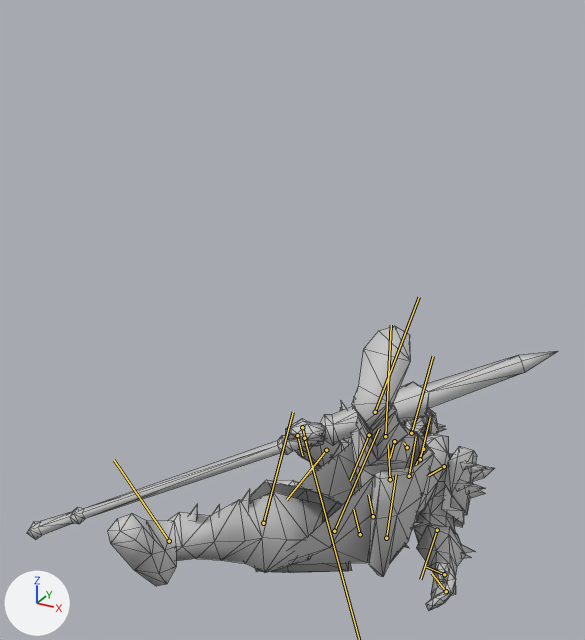
The FBX model Assets/_Project/ArtAssets/Models/Chars/Monster/4023/Monster_4023_FBX.FBX, before and after one commit.
One viewpoint serves both versions: a camera (50 mm lens) standing at (1.19, -2.6, 2.56) and looking at (-0.28, 0.07, 1.23). Arrows for +X, +Y and +Z are at lower left; the lights stay in place. Both versions are drawn at frame 582 of the action 'Take 001'; the numbers are the values there. The bones that bend it are drawn over the model as lines. Mesh edges are drawn as thin lines.

The first picture shows 's7_boss_xinlingjun001'.
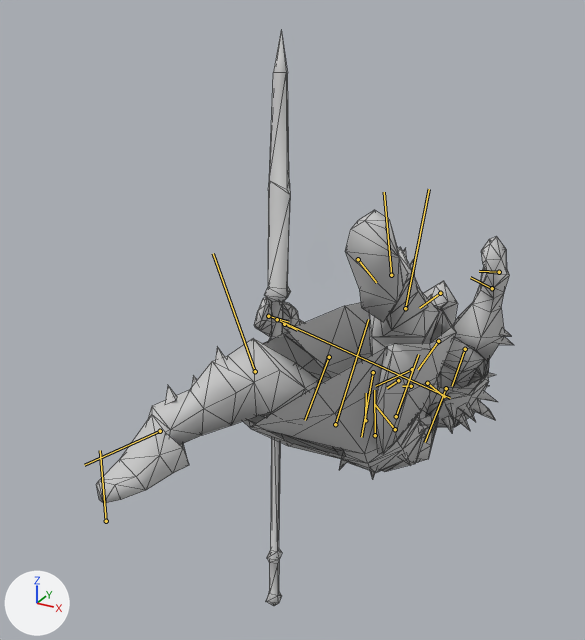
Where the change shows, as pixel boxes [x1, y1, x2, y2] in the pictures (585 x 640 px):
's7_boss_xinlingjun001', posed (21% narrower, 102% taller)
    before: [27, 326, 558, 610]
    after: [96, 32, 513, 606]
bone 'Bip02 Pelvis', root to tip
    before: (360, 534) to (353, 509)
    after: (365, 420) to (366, 393)
bone 'Bip02 Spine', root to tip
    before: (373, 516) to (368, 494)
    after: (375, 435) to (374, 390)
bone 'Bip02 Spine1', root to tip
    before: (390, 479) to (388, 444)
    after: (395, 429) to (374, 404)
bone 'Bip02 L Clavicle', root to tip
    before: (423, 449) to (416, 464)
    after: (427, 383) to (445, 397)
bone 'Bip02 L UpperArm', root to tip
    before: (444, 466) to (428, 475)
    after: (446, 388) to (425, 442)
bone 'Bip02 L Forearm', root to tip
    before: (437, 530) to (420, 579)
    after: (465, 349) to (452, 386)
bone 'Bip02 L Hand', root to tip
    before: (444, 574) to (425, 566)
    after: (492, 288) to (470, 277)
bone 'Bip02 R Clavicle', root to tip
    before: (394, 441) to (390, 458)
    after: (398, 380) to (387, 388)
bone 'Bip02 R UpperArm', root to tip
    before: (369, 435) to (350, 480)
    after: (373, 372) to (361, 437)
bone 'Bip02 R Forearm', root to tip
    before: (326, 450) to (286, 500)
    after: (329, 357) to (305, 420)
bone 'Bip02 R Hand', root to tip
    before: (297, 435) to (302, 455)
    after: (284, 324) to (297, 330)
bone 'Bip02 Head', root to tip
    before: (411, 433) to (433, 356)
    after: (412, 369) to (375, 386)
bone 'Bip02 L Thigh', root to tip
    before: (386, 538) to (396, 474)
    after: (396, 416) to (418, 354)
bone 'Bip02 L Foot', root to tip
    before: (375, 412) to (419, 297)
    after: (391, 275) to (384, 192)
bone 'Bip02 R Thigh', root to tip
    before: (334, 531) to (379, 428)
    after: (335, 424) to (368, 319)
bone 'Bip02 R Calf', root to tip
    before: (263, 523) to (293, 412)
    after: (255, 371) to (213, 253)
bone 'Bip02 R Foot', root to tip
    before: (169, 541) to (114, 460)
    after: (160, 431) to (84, 465)

Diff of the bpy script that builds the scene:
```diff
--- a/Assets/_Project/ArtAssets/Models/Chars/Monster/4023/Monster_4023_FBX.FBX.py
+++ b/Assets/_Project/ArtAssets/Models/Chars/Monster/4023/Monster_4023_FBX.FBX.py
@@ bone_rig_object @@
 bone_rig_object = bpy.data.objects['Bip02']  # the whole rig 'Bip02'
-bone_rig_object.location = (0.052, 0.084, 0.265)
-bone_rig_object.rotation_euler = (-1.833, -1.833, 0.227)  # degrees (-105, -105, 13)
+bone_rig_object.location = (0.052, 0.091, 0.839)
+bone_rig_object.rotation_euler = (-0.367, -2.618, -1.117)  # degrees (-21, -150, -64)
@@ bone_bip02_pelvis @@
 bone_bip02_pelvis = bpy.data.objects['Bip02'].pose.bones['Bip02 Pelvis']
-bone_bip02_pelvis.rotation_quaternion = (0.989, -0.14, 0.013, -0.042)  # degrees (-16, 1, -5)
+bone_bip02_pelvis.rotation_quaternion = (0.988, -0.137, 0.006, -0.065)  # degrees (-16, 0, -7)
@@ bone_bip02_spine @@
 bone_bip02_spine = bpy.data.objects['Bip02'].pose.bones['Bip02 Spine']  # child of 'Bip02 Pelvis'
-bone_bip02_spine.location = (0.0, -0.001, 0.002)
-bone_bip02_spine.rotation_quaternion = (0.973, 0.137, -0.023, 0.186)  # degrees (15, -6, 21)
+bone_bip02_spine.location = (0.0, 0.006, 0.001)
+bone_bip02_spine.rotation_quaternion = (0.94, 0.107, -0.072, 0.314)  # degrees (9, -12, 36)
@@ bone_bip02_spine1 @@
 bone_bip02_spine1 = bpy.data.objects['Bip02'].pose.bones['Bip02 Spine1']  # child of 'Bip02 Spine'
-bone_bip02_spine1.rotation_quaternion = (0.999, -0.016, 0.019, 0.023)  # degrees (-2, 2, 3)
+bone_bip02_spine1.rotation_quaternion = (0.824, 0.011, -0.04, 0.566)  # degrees (-2, -4, 69)
@@ bone_bip02_l_clavicle @@
 bone_bip02_l_clavicle = bpy.data.objects['Bip02'].pose.bones['Bip02 L Clavicle']  # child of 'Bip02 Neck'
-bone_bip02_l_clavicle.rotation_quaternion = (0.997, -0.037, 0.061, 0.035)  # degrees (-4, 7, 4)
+bone_bip02_l_clavicle.rotation_quaternion = (0.96, 0.047, 0.043, -0.272)  # degrees (4, 6, -31)
@@ bone_bip02_l_upperarm @@
 bone_bip02_l_upperarm = bpy.data.objects['Bip02'].pose.bones['Bip02 L UpperArm']  # child of 'Bip02 L Clavicle'
-bone_bip02_l_upperarm.rotation_quaternion = (-0.985, 0.059, -0.062, -0.152)  # degrees (-6, 8, 17)
+bone_bip02_l_upperarm.rotation_quaternion = (-0.529, 0.505, 0.188, 0.655)  # degrees (-35, -59, -82)
@@ bone_bip02_l_forearm @@
 bone_bip02_l_forearm = bpy.data.objects['Bip02'].pose.bones['Bip02 L Forearm']  # child of 'Bip02 L UpperArm'
-bone_bip02_l_forearm.rotation_quaternion = (0.943, 0.0, 0.0, -0.332)  # degrees (0, 0, -39)
+bone_bip02_l_forearm.rotation_quaternion = (0.994, 0.0, 0.0, -0.109)  # degrees (0, 0, -13)
@@ bone_bip02_l_hand @@
 bone_bip02_l_hand = bpy.data.objects['Bip02'].pose.bones['Bip02 L Hand']  # child of 'Bip02 L Forearm'
-bone_bip02_l_hand.rotation_quaternion = (0.979, -0.183, -0.054, -0.072)  # degrees (-21, -8, -7)
+bone_bip02_l_hand.rotation_quaternion = (0.976, -0.144, -0.153, -0.063)  # degrees (-16, -18, -5)
@@ bone_bip02_r_clavicle @@
 bone_bip02_r_clavicle = bpy.data.objects['Bip02'].pose.bones['Bip02 R Clavicle']  # child of 'Bip02 Neck'
-bone_bip02_r_clavicle.rotation_quaternion = (0.997, 0.025, 0.073, -0.008)  # degrees (3, 8, -1)
+bone_bip02_r_clavicle.rotation_quaternion = (0.946, -0.059, 0.099, -0.303)  # degrees (-10, 9, -36)
@@ bone_bip02_r_upperarm @@
 bone_bip02_r_upperarm = bpy.data.objects['Bip02'].pose.bones['Bip02 R UpperArm']  # child of 'Bip02 R Clavicle'
-bone_bip02_r_upperarm.rotation_quaternion = (-0.968, -0.108, 0.042, 0.221)  # degrees (13, -2, -26)
+bone_bip02_r_upperarm.rotation_quaternion = (-0.704, -0.574, -0.091, 0.408)  # degrees (66, 37, -36)
@@ bone_bip02_r_forearm @@
 bone_bip02_r_forearm = bpy.data.objects['Bip02'].pose.bones['Bip02 R Forearm']  # child of 'Bip02 R UpperArm'
-bone_bip02_r_forearm.rotation_quaternion = (0.976, 0.0, 0.0, -0.216)  # degrees (0, 0, -25)
+bone_bip02_r_forearm.rotation_quaternion = (0.999, 0.0, 0.0, -0.045)  # degrees (0, 0, -5)
@@ bone_bip02_r_hand @@
 bone_bip02_r_hand = bpy.data.objects['Bip02'].pose.bones['Bip02 R Hand']  # child of 'Bip02 R Forearm'
-bone_bip02_r_hand.rotation_quaternion = (0.922, -0.218, -0.32, 0.02)  # degrees (-31, -35, 13)
+bone_bip02_r_hand.rotation_quaternion = (0.989, -0.085, 0.084, -0.082)  # degrees (-11, 9, -10)
@@ bone_bip02_head @@
 bone_bip02_head = bpy.data.objects['Bip02'].pose.bones['Bip02 Head']  # child of 'Bip02 Neck'
-bone_bip02_head.rotation_quaternion = (0.858, -0.064, -0.072, -0.505)  # degrees (-2, -11, -61)
+bone_bip02_head.rotation_quaternion = (0.983, -0.06, -0.079, 0.154)  # degrees (-8, -8, 18)
@@ bone_bip02_l_thigh @@
 bone_bip02_l_thigh = bpy.data.objects['Bip02'].pose.bones['Bip02 L Thigh']  # child of 'Bip02 Spine'
-bone_bip02_l_thigh.location = (-0.028, 0.081, 0.006)
-bone_bip02_l_thigh.rotation_quaternion = (0.494, 0.088, 0.078, 0.862)  # degrees (13, -4, 120)
+bone_bip02_l_thigh.location = (-0.057, 0.094, -0.009)
+bone_bip02_l_thigh.rotation_quaternion = (0.827, -0.027, 0.123, 0.548)  # degrees (5, 13, 68)
@@ bone_bip02_l_foot @@
 bone_bip02_l_foot = bpy.data.objects['Bip02'].pose.bones['Bip02 L Foot']  # child of 'Bip02 L Calf'
-bone_bip02_l_foot.rotation_quaternion = (0.997, -0.076, 0.016, -0.001)  # degrees (-9, 2, 0)
+bone_bip02_l_foot.rotation_quaternion = (0.867, 0.053, -0.012, -0.495)  # degrees (6, 2, -59)
@@ bone_bip02_r_thigh @@
 bone_bip02_r_thigh = bpy.data.objects['Bip02'].pose.bones['Bip02 R Thigh']  # child of 'Bip02 Spine'
-bone_bip02_r_thigh.location = (0.002, 0.016, -0.003)
-bone_bip02_r_thigh.rotation_quaternion = (0.855, 0.026, -0.117, 0.505)  # degrees (-4, -13, 62)
+bone_bip02_r_thigh.location = (-0.003, 0.056, -0.015)
+bone_bip02_r_thigh.rotation_quaternion = (0.954, 0.0, -0.083, 0.289)  # degrees (-3, -9, 34)
@@ bone_bip02_r_calf @@
 bone_bip02_r_calf = bpy.data.objects['Bip02'].pose.bones['Bip02 R Calf']  # child of 'Bip02 R Thigh'
-bone_bip02_r_calf.rotation_quaternion = (0.998, 0.0, 0.0, -0.069)  # degrees (0, 0, -8)
+bone_bip02_r_calf.rotation_quaternion = (0.92, 0.0, 0.0, -0.393)  # degrees (0, 0, -46)
@@ bone_bip02_r_foot @@
 bone_bip02_r_foot = bpy.data.objects['Bip02'].pose.bones['Bip02 R Foot']  # child of 'Bip02 R Calf'
-bone_bip02_r_foot.rotation_quaternion = (0.893, 0.029, 0.099, -0.439)  # degrees (-2, 12, -53)
+bone_bip02_r_foot.rotation_quaternion = (0.7, 0.003, -0.066, -0.711)  # degrees (6, -5, -91)
@@ bone_bip02_prop1 @@
 bone_bip02_prop1 = bpy.data.objects['Bip02'].pose.bones['Bip02 Prop1']
-bone_bip02_prop1.location = (0.482, 0.782, -0.221)
-bone_bip02_prop1.rotation_quaternion = (0.859, -0.411, 0.265, 0.154)  # degrees (-50, 36, 3)
+bone_bip02_prop1.location = (0.306, 0.744, -0.631)
+bone_bip02_prop1.rotation_quaternion = (0.399, -0.24, 0.883, -0.052)  # degrees (23, 137, 39)
```
